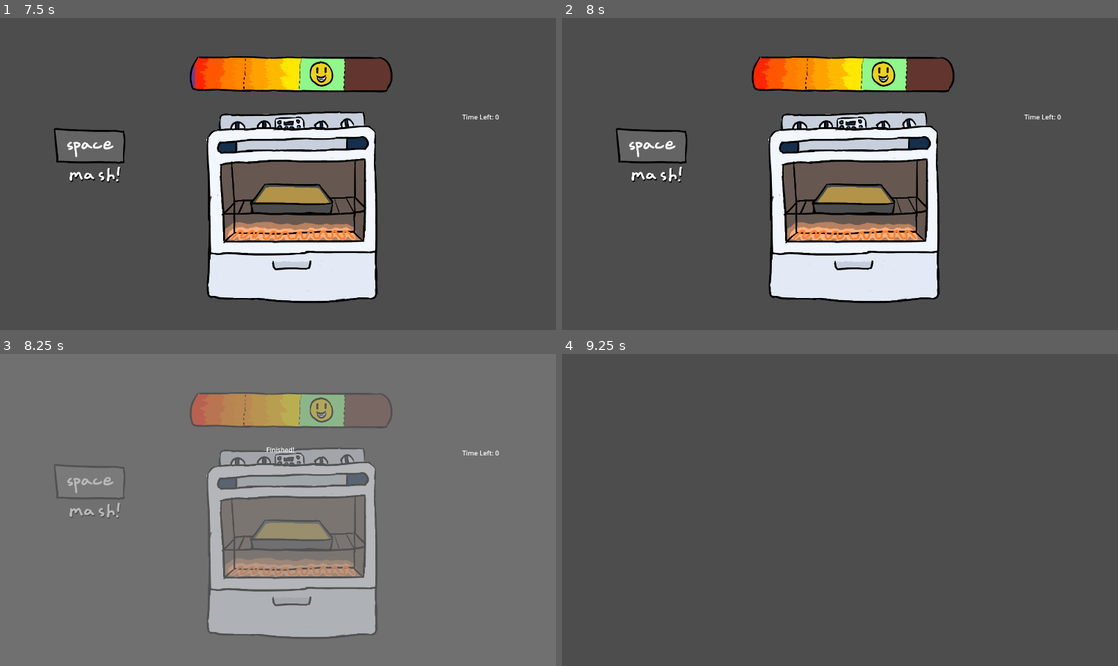
Above: before the commit, frames 1-4 (two rows, left to right).
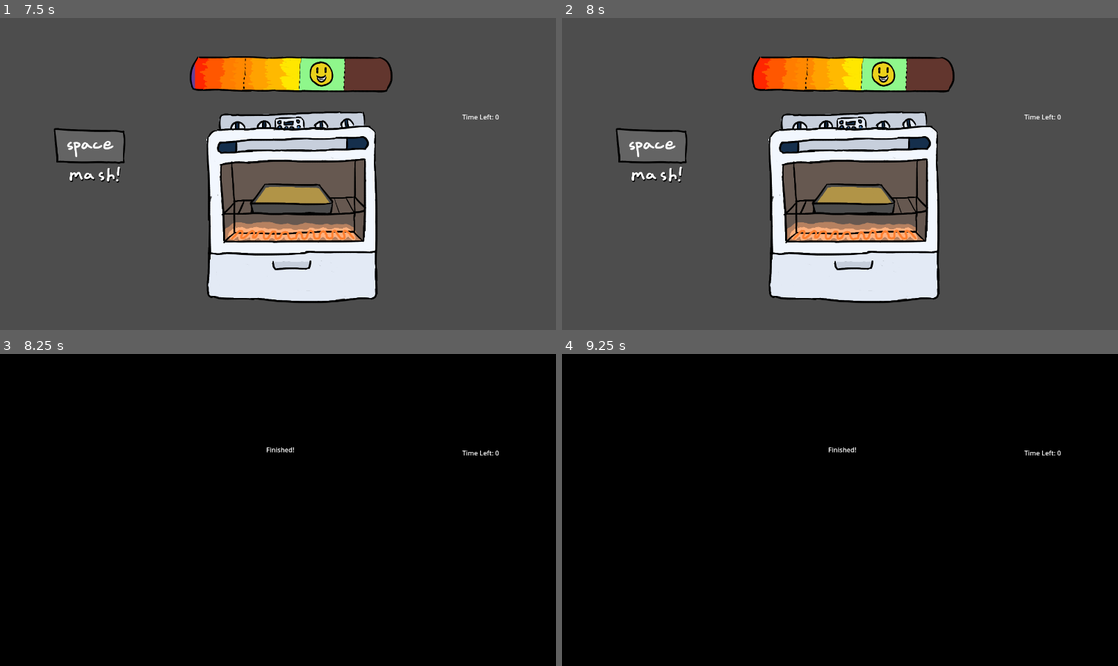
Above: after the commit, the same moments.

Repository: yanalex981/Tasty-Treads
Game: Godot game, scene res://Scenes/Microgames/OvenMicrogame.tscn
The game is run twice, just before and just after one commit, with the same random seed, the same clock (stepped at 60 frames per second) and the same inputs. This scene is started directly instead of the project's main scene.
Inputs:
- Up to frame 1 (7.5 s): tap Enter (ui_accept) at 0.5, 0.77, 1.25, 1.52, 2, 2.75, 3.02, 3.5, 3.77, 4.25, 4.52, 6.02, 6.77 s; hold D (right) 0.53-1.28 s; tap Space (interact) every 0.75 s from 0.6 to 7.35 s; hold S (down) 1.28-2.03 s; hold D (right) 2.03-2.78 s; hold W (up) 2.78-3.53 s; hold A (left) 3.53-5.03 s; hold S (down) 5.03-5.78 s; hold D (right) 5.78-6.53 s; hold W (up) 6.53-7.28 s; hold D (right) from 7.28 s (still down)
- Up to frame 2 (8 s): keep holding D (right); tap Enter (ui_accept) at 7.52 s
- Up to frame 3 (8.25 s): release D (right) at 8.03 s; hold S (down) from 8.03 s (still down); tap Space (interact) at 8.1 s
- Up to frame 4 (9.25 s): release S (down) at 8.78 s; hold A (left) from 8.78 s (still down); tap Space (interact) at 8.85 s; tap Enter (ui_accept) at 9.02 s

Frames 1-2 are identical in both runs. In frame 3, 100% of the frame differs, in the area x 0-100%, y 0-100%; in frame 4, 100%.

Commit message:
Changed how ending was handled.
Removed pause() and queue_free()

Diff:
--- a/Scenes/Microgames/CoolingMicrogame.tscn
+++ b/Scenes/Microgames/CoolingMicrogame.tscn
@@ -289,7 +289,7 @@
 anchor_bottom = 1.0
 grow_horizontal = 2
 grow_vertical = 2
-color = Color(0.537255, 0.537255, 0.537255, 0.592157)
+color = Color(0, 0, 0, 1)
 
 [node name="FinishedLabel" type="Label" parent="UI/EndUI"]
 layout_mode = 0
--- a/Scenes/Microgames/DecorationMicrogame.tscn
+++ b/Scenes/Microgames/DecorationMicrogame.tscn
@@ -109,7 +109,7 @@
 anchor_bottom = 1.0
 grow_horizontal = 2
 grow_vertical = 2
-color = Color(0.537255, 0.537255, 0.537255, 0.592157)
+color = Color(0, 0, 0, 1)
 
 [node name="FinishedLabel" type="Label" parent="UI/EndUI"]
 layout_mode = 0
--- a/Scenes/Microgames/FridgeMicrogame.tscn
+++ b/Scenes/Microgames/FridgeMicrogame.tscn
@@ -405,7 +405,7 @@
 anchor_bottom = 1.0
 grow_horizontal = 2
 grow_vertical = 2
-color = Color(0.537255, 0.537255, 0.537255, 0.839216)
+color = Color(0, 0, 0, 1)
 
 [node name="CompletedLabel" type="Label" parent="UI/EndUI"]
 layout_mode = 0
--- a/Scenes/Microgames/IcingMicrogame.tscn
+++ b/Scenes/Microgames/IcingMicrogame.tscn
@@ -107,7 +107,7 @@
 anchor_bottom = 1.0
 grow_horizontal = 2
 grow_vertical = 2
-color = Color(0.537255, 0.537255, 0.537255, 0.592157)
+color = Color(0, 0, 0, 1)
 
 [node name="FinishedLabel" type="Label" parent="UI/EndUI"]
 layout_mode = 0
--- a/Scenes/Microgames/OvenMicrogame.tscn
+++ b/Scenes/Microgames/OvenMicrogame.tscn
@@ -62,7 +62,7 @@
 anchor_bottom = 1.0
 grow_horizontal = 2
 grow_vertical = 2
-color = Color(0.537255, 0.537255, 0.537255, 0.592157)
+color = Color(0, 0, 0, 1)
 
 [node name="FinishedLabel" type="Label" parent="UI/EndUI"]
 layout_mode = 0
--- a/Scenes/Microgames/PouringMicrogame.tscn
+++ b/Scenes/Microgames/PouringMicrogame.tscn
@@ -24,7 +24,7 @@
 
 [sub_resource type="Animation" id="Animation_upakk"]
 resource_name = "fill_up"
-length = 7.0
+length = 6.5
 step = 1.0
 tracks/0/type = "value"
 tracks/0/imported = false
@@ -188,7 +188,7 @@
 anchor_bottom = 1.0
 grow_horizontal = 2
 grow_vertical = 2
-color = Color(0.537255, 0.537255, 0.537255, 0.592157)
+color = Color(0, 0, 0, 1)
 
 [node name="FinishedLabel" type="Label" parent="UI/EndUI"]
 layout_mode = 0
--- a/Scenes/Microgames/StirMicrogame.tscn
+++ b/Scenes/Microgames/StirMicrogame.tscn
@@ -67,7 +67,7 @@
 anchor_bottom = 1.0
 grow_horizontal = 2
 grow_vertical = 2
-color = Color(0.537255, 0.537255, 0.537255, 0.592157)
+color = Color(0, 0, 0, 1)
 
 [node name="FinishedLabel" type="Label" parent="UI/EndUI"]
 layout_mode = 0
--- a/Scripts/Microgames/Cooling/CoolingMicrogame.gd
+++ b/Scripts/Microgames/Cooling/CoolingMicrogame.gd
@@ -22,7 +22,6 @@
 func _on_game_timer_timeout():
 	# show the game ended
 	end_display.show()
-	get_tree().paused = true
 
 	var total_smoke :float = spawner.get_children().size() # count number of markers
 	# evaluate: success when >= 65% smoke is cleared
@@ -31,9 +30,6 @@
 	else:
 		success = false
 
-#	print(success)
+	# signal end
+	await get_tree().create_timer(1.0).timeout
 	emit_signal("game_ended", success)
-
-	# close game
-	await get_tree().create_timer(1.0).timeout
-	queue_free()
--- a/Scripts/Microgames/Cutting/CutterMicrogame.gd
+++ b/Scripts/Microgames/Cutting/CutterMicrogame.gd
@@ -151,6 +151,3 @@
 
 		# Remove the front beat from the queue
 		activeBeats.pop_front().delete()
-
-func set_upgraded(status : bool):
-	upgradeEnabled = status
--- a/Scripts/Microgames/Decorations/DecorationMicrogame.gd
+++ b/Scripts/Microgames/Decorations/DecorationMicrogame.gd
@@ -25,7 +25,6 @@
 	if spawner.get_num_caught() == number_to_clear || spawner.num_left == 0:
 		# show that the game has ended
 		end_display.show()
-		get_tree().paused = true
 
 		# evaluate: success if requirement is fulfilled
 		if spawner.get_num_caught() == number_to_clear:
@@ -34,8 +33,7 @@
 			success = false
 
 #		print(success)
+
+		# signal end
+		await get_tree().create_timer(1.0).timeout
 		emit_signal("game_ended", success)
-
-		# close game
-		await get_tree().create_timer(1.0).timeout
-		queue_free()
--- a/Scripts/Microgames/Fridge/FridgeMicrogame.gd
+++ b/Scripts/Microgames/Fridge/FridgeMicrogame.gd
@@ -40,7 +40,6 @@
 	if num_good_grabbed == good_items.size():
 		# show the game is done
 		end_display.show()
-		get_tree().paused = true
 
 		# evaluate: if a single bad item was grabbed, it is a failure
 		if !bad_grabbed:
@@ -49,12 +48,10 @@
 			success = false
 
 #		print(success)
+
+		# signal end
+		await get_tree().create_timer(1.0).timeout
 		emit_signal("game_ended", success)
-
-		# close the game
-		await get_tree().create_timer(1.0).timeout
-		queue_free()
-
 
 # place the given ingredients
 func start(good_ingredients, bad_ingredients):
--- a/Scripts/Microgames/Icing/IcingMicrogame.gd
+++ b/Scripts/Microgames/Icing/IcingMicrogame.gd
@@ -10,16 +10,14 @@
 func _on_spatula_completed():
 	# show the game is done
 	end_display.show()
-	get_tree().paused = true
 
 	# evaluate: success once completed
 	success = true
 	# print(success)
-	emit_signal("game_ended", success)
 
 	# close the game
 	await get_tree().create_timer(1.0).timeout
-	queue_free()
+	emit_signal("game_ended", success)
 
 func _on_spatula_layer_applied():
 	cake.frame += 1
--- a/Scripts/Microgames/Oven/OvenMicrogame.gd
+++ b/Scripts/Microgames/Oven/OvenMicrogame.gd
@@ -40,7 +40,6 @@
 func _on_game_timer_timeout():
 	# show the game ended
 	end_display.show()
-	get_tree().paused = true
 
 	# evaluate: success when bake level is b/t metric range
 	var b = bake_bar.value
@@ -50,8 +49,7 @@
 		success = false
 
 #	print(success)
-	emit_signal("game_ended", success)
 
 	# close game
 	await get_tree().create_timer(1.0).timeout
-	queue_free()
+	emit_signal("game_ended", success)
--- a/Scripts/Microgames/Pouring/PouringMicrogame.gd
+++ b/Scripts/Microgames/Pouring/PouringMicrogame.gd
@@ -20,7 +20,6 @@
 	# stop game when user hits stop or if the pan overflows
 	if Input.is_action_just_pressed("interact") || pan_player == null:
 		end_display.show()
-		get_tree().paused = true
 
 		# evaluate: success when fill level is in success range
 		var fill_state = pan.frame
@@ -29,12 +28,11 @@
 		else:
 			success = false
 
-		print(success)
+#		print(success)
+
+		# signal end
+		await get_tree().create_timer(1.0).timeout
 		emit_signal("game_ended", success)
-
-		# close game
-		await get_tree().create_timer(1.0).timeout
-		queue_free()
 
 # Note: Should probably move bowl and pan under one node and move these functions there.
 func _on_robot_bowl_pour_started(tilt : float):
--- a/Scripts/Microgames/Stir/StirMicrogame.gd
+++ b/Scripts/Microgames/Stir/StirMicrogame.gd
@@ -21,13 +21,11 @@
 func _on_stir_hand_completed():
 	# show the game is done
 	end_display.show()
-	get_tree().paused = true
 
 	# evaluate: success once completed
 	success = true
 	# print(success)
+
+	# signal end
+	await get_tree().create_timer(1.0).timeout
 	emit_signal("game_ended", success)
-
-	# close the game
-	await get_tree().create_timer(1.0).timeout
-	queue_free()
Not shown: 1 places in Scenes/Microgames/CutterMicrogame.tscn that only renumber resources
